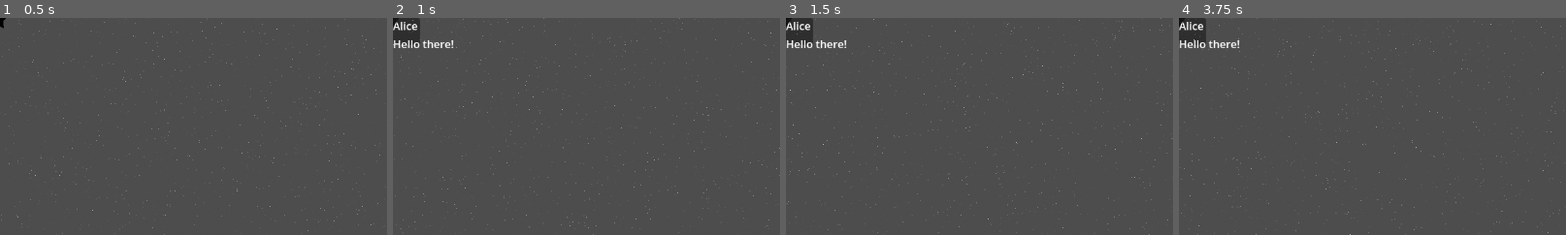
Above: before the commit, frames 1-4 (left to right).
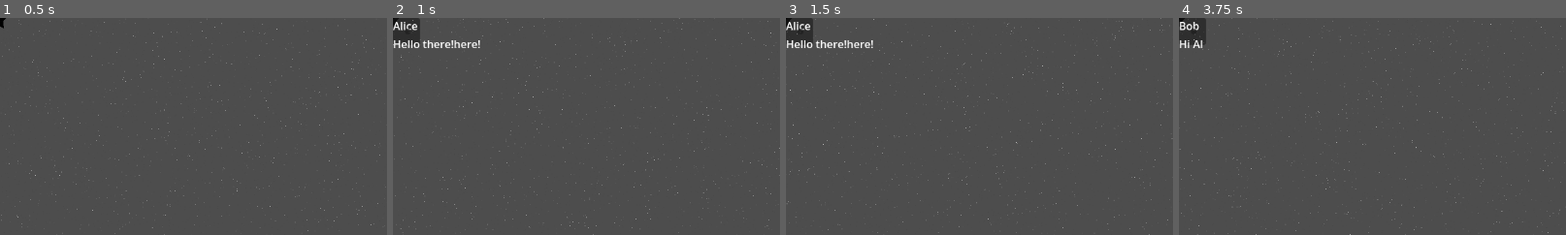
Above: after the commit, the same moments.

Repository: strubium/DaydreamHacktonDFW
Game: Godot game, scene res://Smeagle.tscn
The game is run twice, just before and just after one commit, with the same random seed, the same clock (stepped at 60 frames per second) and the same inputs.
Inputs (mouse positions are % of the whole screen's width and height, from its top left; square brackets give the same spot before the commit, where the layout moved):
- Up to frame 1 (0.5 s): no input
- Up to frame 2 (1 s): tap Enter at 0.5 s; tap H at 0.6 s; tap G at 0.8 s
- Up to frame 3 (1.5 s): click (2, 3) [0, 1] at 1.25 s
- Up to frame 4 (3.75 s): click (2, 3) [0, 1] at 2 s; click (2, 3) [0, 1] at 2.75 s; tap G at 3.6 s
The pictures show only the part of the screen within x 0-50%, y 0-50%; the shares and areas given below are measured in that part.

Frame 1 is identical in both runs. In frame 2, 0.1% of the frame differs, in the area x 0-23%, y 1-14%; in frame 3, 0.1%; in frame 4, 0.4%, in the area x 0-16%, y 1-14%.

Commit message:
Go to next yapp

Diff:
--- a/hacktohn/DialogueUI.tscn
+++ b/hacktohn/DialogueUI.tscn
@@ -28,7 +28,9 @@
 [node name="DialogueTextLabel" type="Label" parent="Panel/MarginContainer/VBoxContainer"]
 layout_mode = 2
 
-[node name="NextButton" type="Button" parent="Panel"]
+[node name="NextButton" type="Button" parent="."]
 layout_mode = 0
-offset_right = 8.0
-offset_bottom = 8.0
+offset_left = 18.0
+offset_top = 16.0
+offset_right = 26.0
+offset_bottom = 24.0
--- a/hacktohn/scripts/DialogueUI.gd
+++ b/hacktohn/scripts/DialogueUI.gd
@@ -3,7 +3,7 @@
 
 @onready var name_label = $Panel/MarginContainer/VBoxContainer/CharacterNameLabel
 @onready var text_label = $Panel/MarginContainer/VBoxContainer/DialogueTextLabel
-@onready var next_button = $Panel/NextButton
+@onready var next_button = $NextButton
 
 var dialogue_queue: Array = []
 var current_line_index: int = 0
@@ -11,16 +11,21 @@
 var typing_speed: float = 0.03
 
 func _ready():
-	next_button.pressed.connect(_on_next_pressed)
+	next_button.pressed.connect(on_next_pressed)
 	hide()
+
+func _input(event):
+	if event is InputEventKey and event.pressed and not event.echo:
+		if event.keycode == Key.KEY_H:  # Correct constant
+			next_button.emit_signal("pressed")
 
 func start_dialogue(dialogues: Array):
 	dialogue_queue = dialogues
 	current_line_index = 0
 	show()
-	_show_next_line()
+	show_next_line()
 
-func _show_next_line():
+func show_next_line():
 	if current_line_index >= dialogue_queue.size():
 		hide()
 		return
@@ -48,11 +53,11 @@
 		await get_tree().create_timer(typing_speed).timeout
 	is_typing = false
 
-func _on_next_pressed():
+func on_next_pressed():
 	if is_typing:
 		# Finish current line instantly
 		text_label.text = dialogue_queue[current_line_index].lines[0]
 		is_typing = false
 	else:
 		current_line_index += 1
-		_show_next_line()
+		show_next_line()
--- a/hacktohn/scripts/player.gd
+++ b/hacktohn/scripts/player.gd
@@ -10,3 +10,5 @@
 	if event is InputEventKey and event.pressed and not event.echo:
 		if event.keycode == Key.KEY_H:  # Correct constant
 			$DialogueUI.start_dialogue(dialogues)
+		if event.keycode == Key.KEY_G:  # Correct constant
+			$DialogueUI.on_next_pressed()
